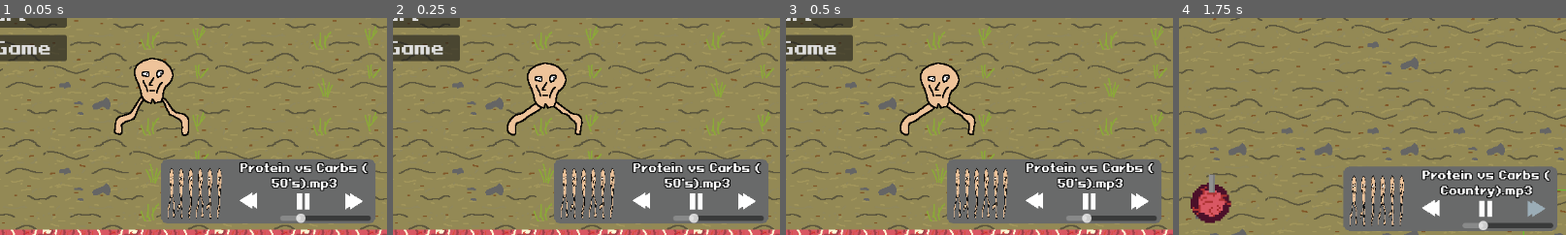
Above: before the commit, frames 1-4 (left to right).
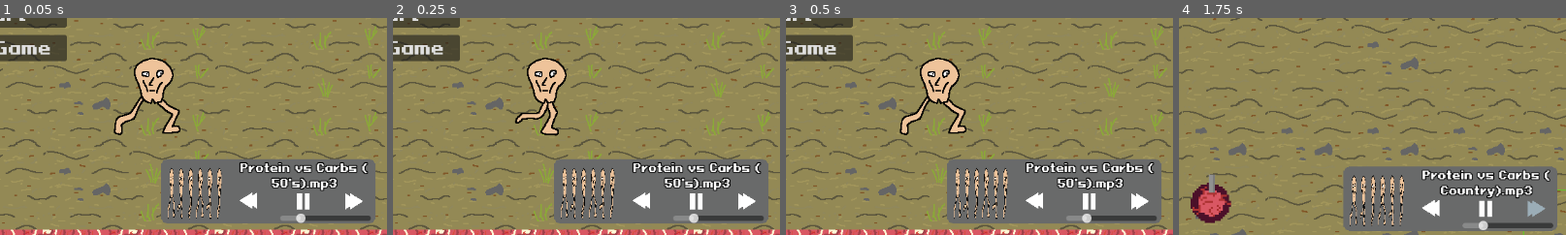
Above: after the commit, the same moments.

Repository: PhilipSBeck/Ludum-Dare-56
Game: Godot game, scene res://Levels/TitleScreen.tscn
Same seed, same stepped clock (60 frames per second), same inputs: the game is played once before the commit and once after it. Sound files missing from this copy of the repository are replaced by a short silence.
Inputs (mouse positions are % of the whole screen's width and height, from its top left):
- Up to frame 1 (0.05 s): no input
- Up to frame 2 (0.25 s): no input
- Up to frame 3 (0.5 s): no input
- Up to frame 4 (1.75 s): click "Start" at 0.5 s; click (96, 94) at 1.25 s
The pictures show only the part of the screen within x 50-100%, y 50-100%; the shares and areas given below are measured in that part.

The runs differ from the first frame. In frame 1, 0.7% of the frame differs, in the area x 40-49%, y 36-55%; in frame 2, 2.4%, in the area x 29-50%, y 18-55%; in frame 3, 2.0%; in frame 4, nothing differs.

Commit message:
Fixed scrote walking through Walls

Diff:
--- a/Levels/TitleScreen.tscn
+++ b/Levels/TitleScreen.tscn
@@ -41,6 +41,7 @@
 
 [node name="Scrote" parent="." instance=ExtResource("5_8dhs3")]
 position = Vector2(805, 437)
+script = null
 
 [node name="Enemy" type="AnimatedSprite2D" parent="."]
 position = Vector2(189, 503)
--- a/Scripts/Structures/Structure.gd
+++ b/Scripts/Structures/Structure.gd
@@ -1,4 +1,4 @@
-extends Area2D
+extends StaticBody2D
 
 @export var building_type = "Structure Name"
 
--- a/Scripts/Units/Scrotes/scrote.gd
+++ b/Scripts/Units/Scrotes/scrote.gd
@@ -1,12 +1,57 @@
 extends RigidBody2D
 
+var target = null
+@export var speed: float = 150.0
+@onready var sprite = $AnimatedSprite2D
+var waiting = false
 
 # Called when the node enters the scene tree for the first time.
 func _ready() -> void:
-	$AnimatedSprite2D.set_animation("stand")
-	pass # Replace with function body.
+	sprite.set_animation("stand")
 
 
 # Called every frame. 'delta' is the elapsed time since the previous frame.
 func _process(delta: float) -> void:
-	pass
+	if waiting:
+		return
+
+	if !target:
+		get_new_target()
+		$RepathTimer.start()
+
+	if !target:
+		if(sprite.get_animation() != "stand"):
+			sprite.set_animation("stand")
+		return
+
+	if(sprite.get_animation() != "walk"):
+		sprite.set_animation("walk")
+
+	var direction = (target.position - position).normalized()
+	linear_velocity = direction * speed
+
+	if linear_velocity.x < 0:
+		sprite.flip_h = true  # Flip the sprite horizontally
+	else:
+		sprite.flip_h = false
+
+	if (target.position - position).length_squared() < 50:
+		target = 0
+		linear_velocity = Vector2.ZERO#
+		waiting = true
+		sprite.set_animation("stand")
+		$RepathTimer.stop()
+		$WaitTimer.start()
+
+func get_new_target():
+	var turrets = get_parent().get_parent().get_node("Turrets").get_children()
+	if turrets.size() > 0:
+		target = turrets[randi_range(0,turrets.size()-1)]
+
+
+func _on_wait_timer_timeout() -> void:
+	waiting = false
+
+
+func _on_repath_timer_timeout() -> void:
+	get_new_target()
--- a/Structures/Walls/MeatWall.tscn
+++ b/Structures/Walls/MeatWall.tscn
@@ -6,9 +6,9 @@
 [sub_resource type="RectangleShape2D" id="RectangleShape2D_5wxpc"]
 size = Vector2(130, 130)
 
-[node name="MeatWall" type="Area2D"]
+[node name="MeatWall" type="StaticBody2D"]
 collision_layer = 2
-collision_mask = 4
+collision_mask = 7
 script = ExtResource("1_3qgo1")
 building_type = "MeatWall"
 
@@ -18,3 +18,4 @@
 [node name="CollisionShape2D" type="CollisionShape2D" parent="."]
 position = Vector2(-1, 63)
 shape = SubResource("RectangleShape2D_5wxpc")
+one_way_collision_margin = 19.5
--- a/Unit/Scrote.tscn
+++ b/Unit/Scrote.tscn
@@ -87,10 +87,11 @@
 "speed": 6.0
 }]
 
-[sub_resource type="RectangleShape2D" id="RectangleShape2D_00y58"]
-size = Vector2(102, 119)
+[sub_resource type="CircleShape2D" id="CircleShape2D_xifym"]
 
 [node name="Scrote" type="RigidBody2D"]
+collision_layer = 7
+collision_mask = 3
 gravity_scale = 0.0
 script = ExtResource("1_t8ems")
 
@@ -101,5 +102,15 @@
 frame_progress = 0.124135
 
 [node name="CollisionShape2D" type="CollisionShape2D" parent="."]
-position = Vector2(-9, 5.5)
-shape = SubResource("RectangleShape2D_00y58")
+position = Vector2(0, 1)
+shape = SubResource("CircleShape2D_xifym")
+
+[node name="WaitTimer" type="Timer" parent="."]
+one_shot = true
+
+[node name="RepathTimer" type="Timer" parent="."]
+wait_time = 10.0
+one_shot = true
+
+[connection signal="timeout" from="WaitTimer" to="." method="_on_wait_timer_timeout"]
+[connection signal="timeout" from="RepathTimer" to="." method="_on_repath_timer_timeout"]
